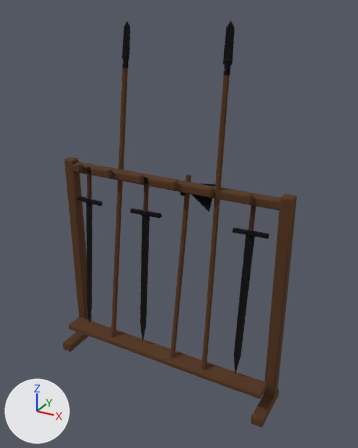
A saved change to the glTF model godot/assets/props/modelle/waffenstaender.glb.
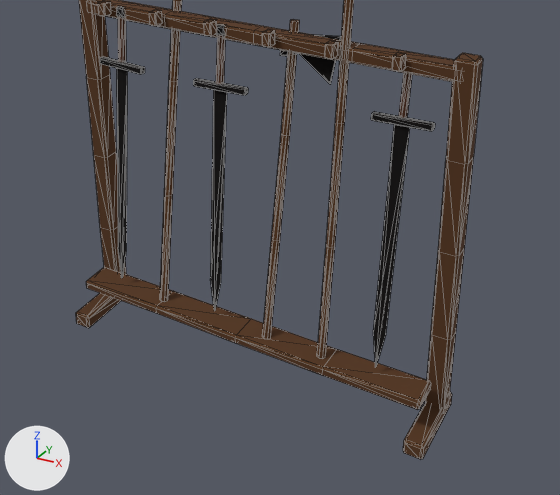
There are two pictures of each version: one whole from a 50 mm camera at (1.35, -2.24, 2.17) aimed at (0.07, 0.08, 1.02), one close up on the part from 5% to 95% of the width and 36% to 100% of the height. The axes (+X, +Y, +Z) are drawn at lower left. The lights are the same throughout. The older version's two pictures come first. The close-ups show mesh edges as thin lines. Vertices at exactly the same position are counted once.

Objects in the first close-up: 'waffenstaender'.
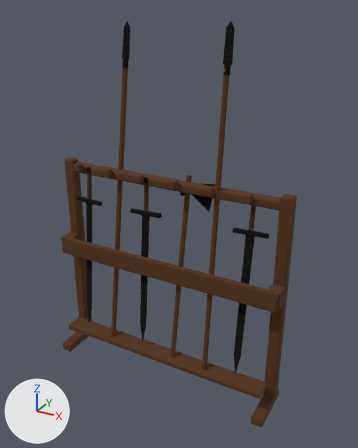
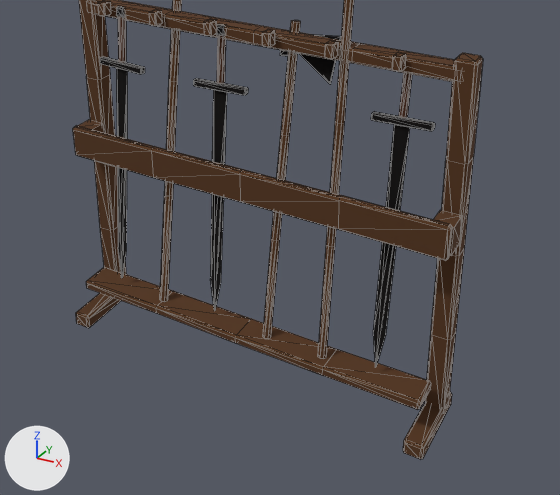
Location of each change, (x1, y1, x2, y2) in pixels of the close-ups (560 x 495 px; the box of a moved part takes in the faces that stretch with it):
'waffenstaender', reshaped: before (76, 0, 483, 459); after (73, 0, 483, 459)
part 1 of me_waffenstaender, added (brown): after (73, 126, 452, 260)
part 2 of me_waffenstaender, added: after (78, 120, 104, 133)
part 3 of me_waffenstaender, added (brown): after (433, 210, 462, 256)
part 4 of me_waffenstaender, moved or reshaped: before (116, 9, 225, 84); after (116, 9, 226, 83)

Edits to the bpy script that builds the scene:
```text
Change me_waffenstaender:
    used by ob_waffenstaender; location = (0.0, 0.0, 0.0)
    remove me_waffenstaender.from_pydata(...)  # 786 vertices, 1444 faces; spans x -0.74..0.74, y -0.15..0.25, z -0.03..2.11
    add me_waffenstaender.from_pydata(...)  # 850 vertices, 1560 faces; spans x -0.74..0.74, y -0.15..0.25, z -0.03..2.11
    me_waffenstaender part 1: the loose piece of 48 vertices spanning x -0.7..0.7, y -0.11..0.01, z 0.13..0.17 is copied, and the copy is multiplied about its middle by the matrix ((1.04, -0.001, 0.002), (0.002, 0.0, -1.04), (0.001, 1.04, 0.0)), then moved by (0.0, 0.01, 0.6); it spans x -0.73..0.73, y -0.06..-0.03, z 0.69..0.81
    me_waffenstaender part 2: a new loose piece, a box spanning x -0.735..-0.665, y -0.035..0.045, z 0.7..0.8, in mat_holz (brown #533216)
    me_waffenstaender part 3: a new loose piece, a box spanning x 0.665..0.735, y -0.035..0.045, z 0.7..0.8, in mat_holz (brown #533216)
    me_waffenstaender part 4
    9 vertices are removed from x -0.56..-0.12, y 0.03..0.05, z 1.07..1.24
    50 faces are deleted
    4 vertices move within x -0.56..-0.14, y 0.03..0.05, z 1.07..1.24
    9 vertices are added at x -0.56..-0.12, y 0.02..0.05, z 1.07..1.25
    38 new faces join them, mat_leder (brown #462410)
    12 new faces join them, mat_eisen (black #1b1818)
    other edits to the shape of me_waffenstaender do not show in these pictures
```
